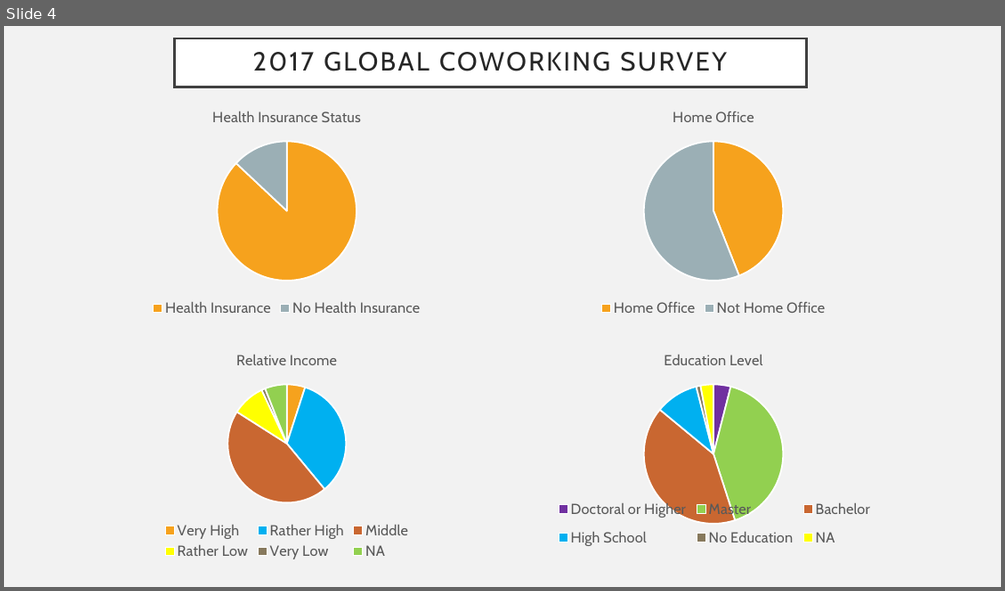
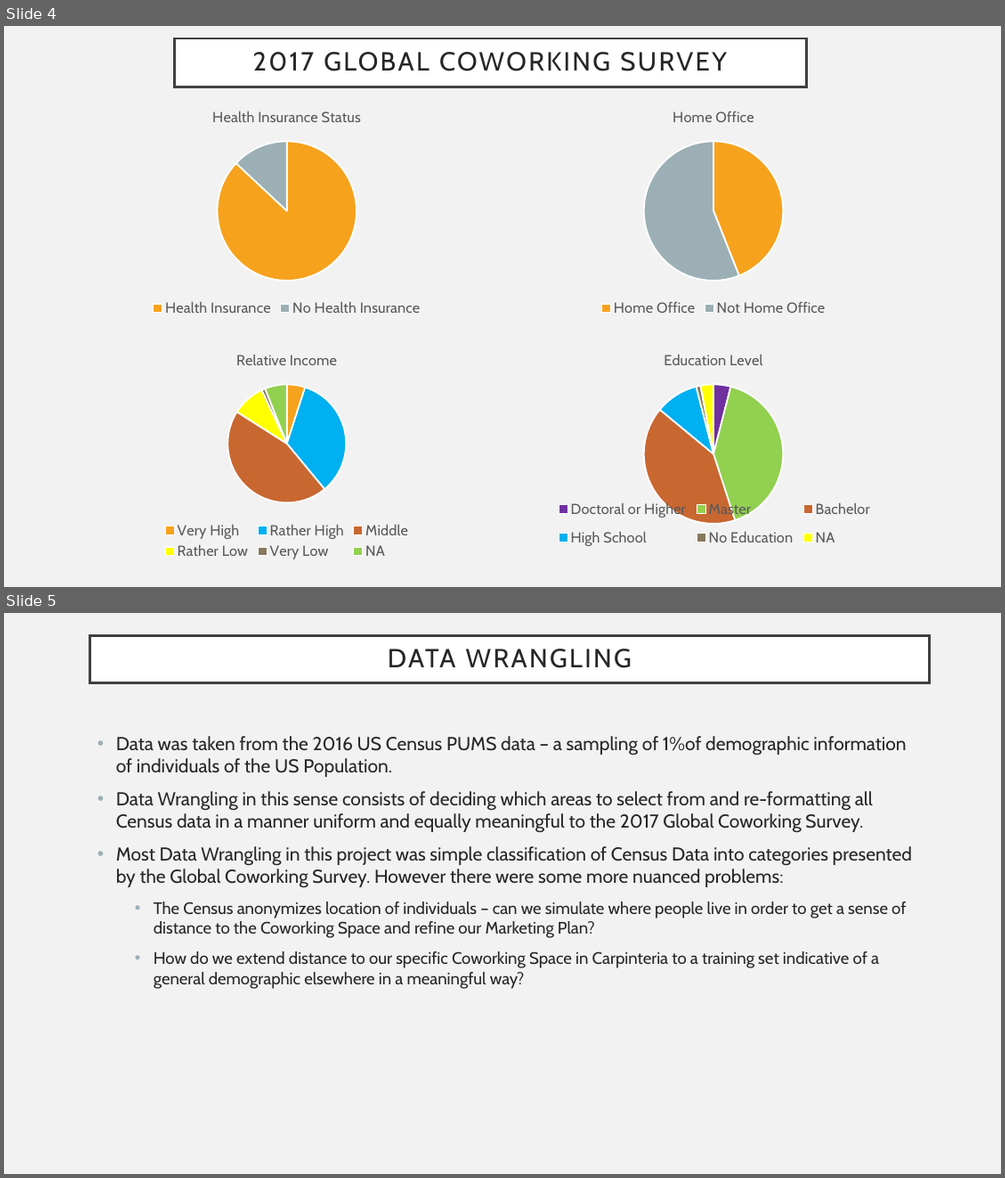
Before and after one commit to taylorhughes291/Coworking, a slide deck: Data/Springboard Deliverables/Coworking Presentation.pptx. Shown one above the other, each under a label of ours: slide 4 before the commit, slides 4 and 5 after it. The pictures are 1005x591 and 1005x1178 pixels, drawn with LibreOffice and Linux fonts; fonts in the diff are those of the drawing. Boxes give left, top, right and bottom in pixels: in the first picture for what was removed or moved away, otherwise in the second. Text is boxed around its words. In the diff, an @@ line names an element or a change of style, - is before the commit and + after.

```diff
--- a/Data/Springboard Deliverables/Coworking Presentation.pptx
+++ b/Data/Springboard Deliverables/Coworking Presentation.pptx
@@ slide 5 added at [4,613,1001,1174], background #F2F2F2 @@
@@ title added at [90,635,930,682], fill #FFFFFF, outline #404040 2.5 pt, 25.2 pt, text #262626 @@
+DATA WRANGLING
@@ text added at [116,736,912,989], 18 pt, text #262626 @@
+• Data was taken from the 2016 US Census PUMS data – a sampling of 1%of demographic information of individuals of the US Population.
+• Data Wrangling in this sense consists of deciding which areas to select from and re-formatting all Census data in a manner uniform and equally meaningful to the 2017 Global Coworking Survey.
+• Most Data Wrangling in this project was simple classification of Census Data into categories presented by the Global Coworking Survey. However there were some more nuanced problems:
+    • The Census anonymizes location of individuals – can we simulate where people live in order to get a sense of distance to the Coworking Space and refine our Marketing Plan?
+    • How do we extend distance to our specific Coworking Space in Carpinteria to a training set indicative of a general demographic elsewhere in a meaningful way?
```
Also in this commit, not shown: 3 other slides added.
